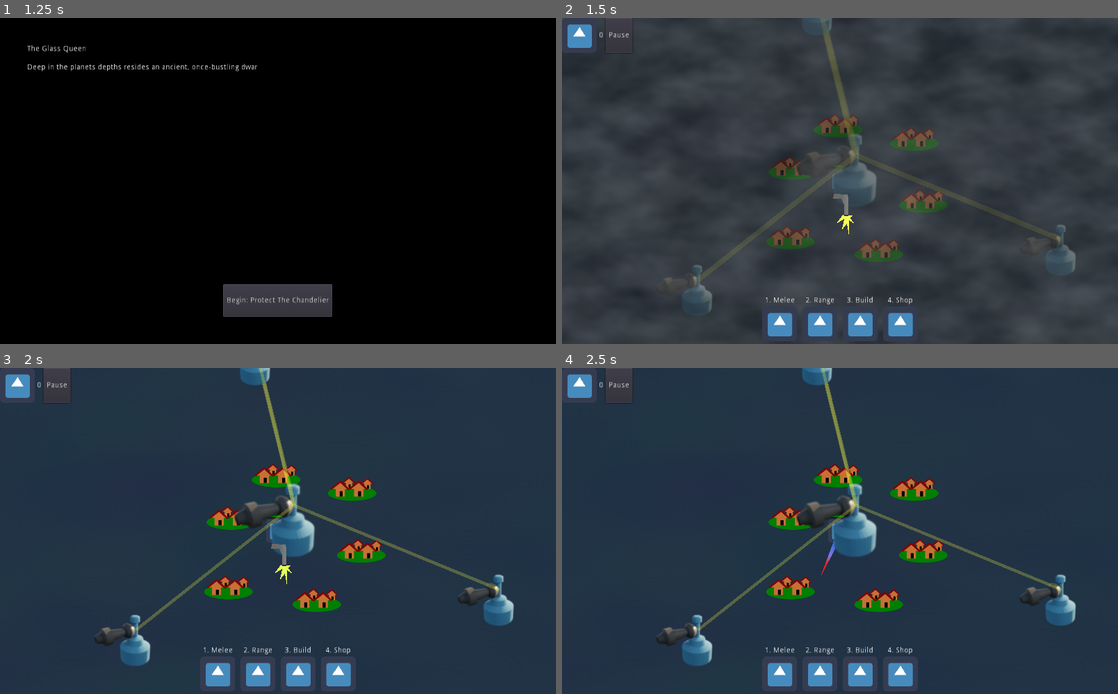
Above: before the commit, frames 1-4 (two rows, left to right).
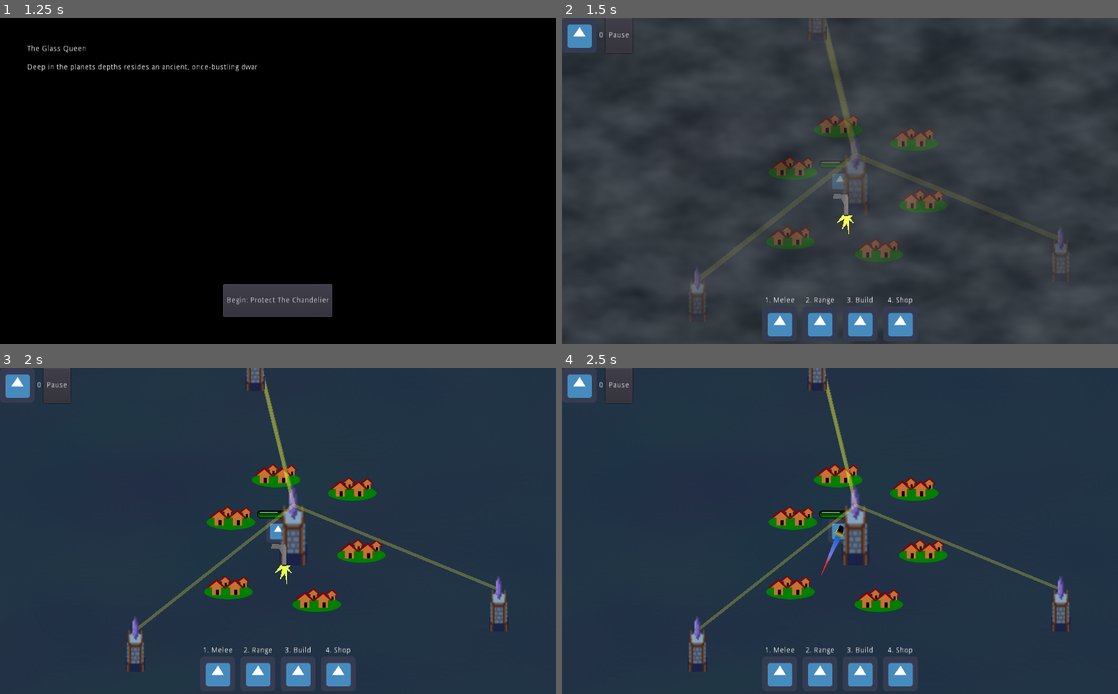
Above: after the commit, the same moments.

Repository: smclaughlan/GWJ52
Game: Godot game, scene res://Main.tscn
Same seed, same stepped clock (60 frames per second), same inputs: the game is played once before the commit and once after it. The engine's default icon, where the game draws it, is replaced by a stand-in: a white triangle on a blue panel in a dark square.
Inputs (mouse positions are in pixels of both pictures, inside the frame that each line leads up to):
- Up to frame 1 (1.25 s): click "Play" at 0.5 s
- Up to frame 2 (1.5 s): click "Begin: Protect The Chandelier" at 1.25 s
- Up to frame 3 (2 s): no input
- Up to frame 4 (2.5 s): click (778, 674) at 2.02 s

Frame 1 is identical in both runs. In frame 2, 1.3% of the frame differs, in the area x 18-93%, y 0-94%; in frame 3, 3.2%; in frame 4, 3.2%, in the area x 17-93%, y 0-94%.

Commit message:
bugfix in get_closest_object
is_instance_valid wasn't sufficient to weed out invalid objects, so I added is_inside_tree

Diff:
--- a/GodotProject/Global.gd
+++ b/GodotProject/Global.gd
@@ -23,7 +23,7 @@
 	var refPos = referenceObj.global_position
 	var closest_object = null
 	for obj in group:
-		if is_instance_valid(obj) and obj != referenceObj:
+		if is_instance_valid(obj) and obj != referenceObj and obj.is_inside_tree():
 			var objPos = obj.global_position
 			if closest_object == null or objPos.distance_squared_to(refPos) < closest_object.global_position.distance_squared_to(refPos):
 				closest_object = obj
--- a/GodotProject/Scenes/Objects/Towers/TowerTurret.gd
+++ b/GodotProject/Scenes/Objects/Towers/TowerTurret.gd
@@ -33,11 +33,13 @@
 	var targetRot = $InvisibleTurret.rotation + (2*PI) # prevent negative rotations
 	var rotation_as_fraction = targetRot / (2*PI)
 
-	var total_frames = $Sprite.hframes * $Sprite.vframes
-	var offset_frame = 6
-	var current_frame = int(rotation_as_fraction * float(total_frames)) + offset_frame
-	current_frame = current_frame % (total_frames-1)
-	$Sprite.frame = current_frame
+	# change the spritesheet frame for animated 8-way turrets
+	if $Sprite.hframes > 1 or $Sprite.vframes > 1:
+		var total_frames = $Sprite.hframes * $Sprite.vframes
+		var offset_frame = 6
+		var current_frame = int(rotation_as_fraction * float(total_frames)) + offset_frame
+		current_frame = current_frame % (total_frames-1)
+		$Sprite.frame = current_frame
 
 func shoot():
 	var new_projectile = bullet_scene.instance()
--- a/GodotProject/Scenes/Objects/Towers/TowerTurret.tscn
+++ b/GodotProject/Scenes/Objects/Towers/TowerTurret.tscn
@@ -1,9 +1,10 @@
-[gd_scene load_steps=6 format=2]
+[gd_scene load_steps=7 format=2]
 
 [ext_resource path="res://Scenes/Objects/Towers/TurretSpritesheet.png" type="Texture" id=1]
 [ext_resource path="res://Scenes/Objects/Towers/TowerTurret.gd" type="Script" id=2]
 [ext_resource path="res://_common/Materials/32pxTransparent.png" type="Texture" id=3]
 [ext_resource path="res://Scenes/Objects/Towers/TowerWireSockets.tscn" type="PackedScene" id=4]
+[ext_resource path="res://Scenes/Objects/Towers/tower_wip.png" type="Texture" id=5]
 
 [sub_resource type="CircleShape2D" id=1]
 
@@ -13,7 +14,8 @@
 collision_area = NodePath("Area2D")
 shoot_timer = NodePath("ShootTimer")
 
-[node name="Sprite" type="Sprite" parent="."]
+[node name="PlaceholderSpritesheet" type="Sprite" parent="."]
+visible = false
 position = Vector2( 1, 27 )
 scale = Vector2( 1.40319, 1.40319 )
 texture = ExtResource( 1 )
@@ -54,6 +56,11 @@
 [node name="TowerWireSockets" parent="." instance=ExtResource( 4 )]
 position = Vector2( 1, 0 )
 
+[node name="Sprite" type="Sprite" parent="."]
+position = Vector2( 0, 39 )
+scale = Vector2( 3.83912, 3.83912 )
+texture = ExtResource( 5 )
+
 [connection signal="body_entered" from="Area2D" to="." method="_on_Area2D_body_entered"]
 [connection signal="body_exited" from="Area2D" to="." method="_on_Area2D_body_exited"]
 [connection signal="timeout" from="ShootTimer" to="." method="_on_ShootTimer_timeout"]
--- a/GodotProject/Scenes/Objects/Weapons/Gun.tscn
+++ b/GodotProject/Scenes/Objects/Weapons/Gun.tscn
@@ -48,7 +48,7 @@
 
 [node name="Bullet" parent="Ammo" instance=ExtResource( 3 )]
 visible = false
-bullet_speed = 1400.0
+bullet_speed = 1800.0
 bullet_damage = 40.0
 
 [node name="Flame" parent="Ammo" instance=ExtResource( 2 )]
@@ -62,7 +62,7 @@
 volume_db = 7.0
 
 [node name="CockTimer" type="Timer" parent="."]
-wait_time = 0.15
+wait_time = 0.25
 one_shot = true
 
 [node name="ReloadTimer" type="Timer" parent="."]
